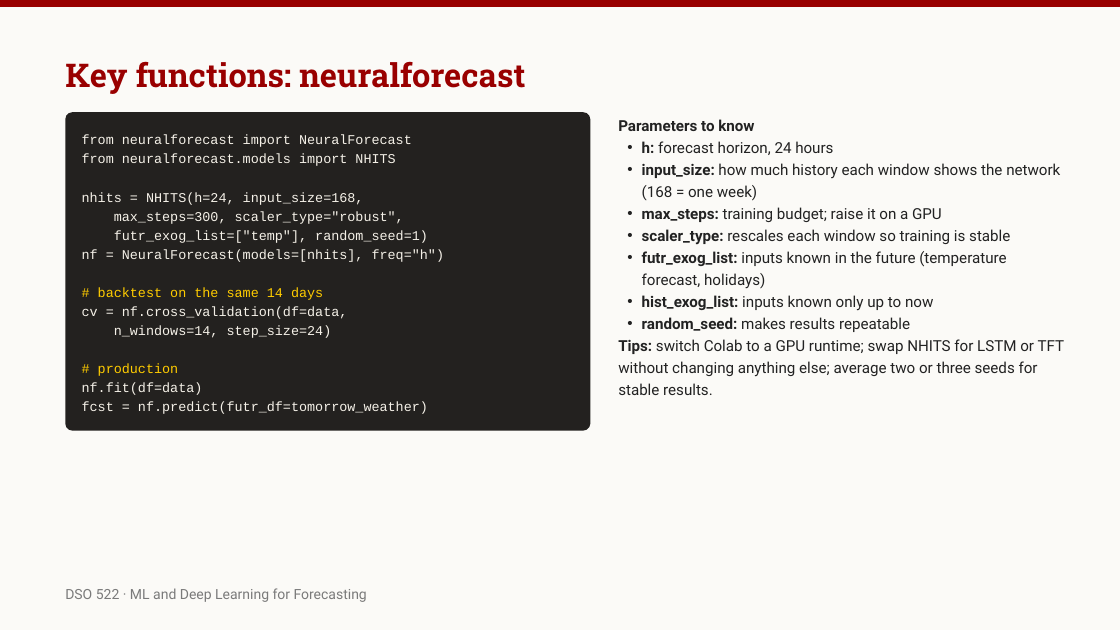
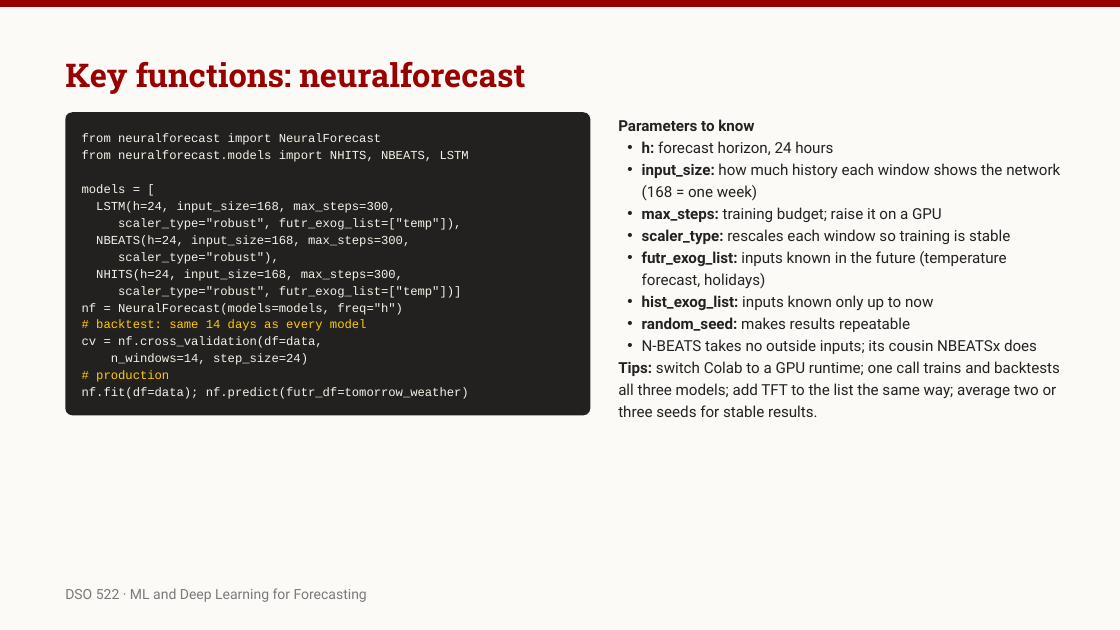
Before and after one commit to robertasgabrys/Forecasting, a slide deck: slide 34 of ML and Deep Learning for Forecasting.pptx (slide 33 before the commit). Drawn at 1120x630 pixels with LibreOffice and Linux fonts; fonts in the diff are those of the drawing. Boxes give left, top, right and bottom in pixels: in the first picture for what was removed or moved away, otherwise in the second. Text is boxed around its words. In the diff, an @@ line names an element or a change of style, - is before the commit and + after.

```diff
--- a/ML and Deep Learning for Forecasting.pptx
+++ b/ML and Deep Learning for Forecasting.pptx
@@ rounded rectangle: place and size @@
-rounded rectangle at [66, 113, 591, 431]
+rounded rectangle at [66, 113, 591, 416]
@@ rounded rectangle at [66, 113, 591, 416]: proportions changed @@
@@ text at [82, 151, 469, 162]: text changed; size 11.5 to 10.5 pt @@
-from neuralforecast.models import NHITS
+from neuralforecast.models import NHITS, NBEATS, LSTM
@@ text added at [82, 185, 126, 193], 10.5 pt, text #F5F1E8 @@
+models = [
@@ text at [96, 201, 395, 213]: text changed; size 11.5 to 10.5 pt @@
-nhits = NHITS(h=24, input_size=168,
+LSTM(h=24, input_size=168, max_steps=300,
@@ text added at [96, 235, 410, 247], 10.5 pt, text #F5F1E8 @@
+NBEATS(h=24, input_size=168, max_steps=300,
@@ text at [118, 218, 462, 230]: text changed; size 11.5 to 10.5 pt @@
-futr_exog_list=["temp"], random_seed=1)
+scaler_type="robust", futr_exog_list=["temp"]),
@@ text added at [96, 269, 403, 281], 10.5 pt, text #F5F1E8 @@
+NHITS(h=24, input_size=168, max_steps=300,
@@ text at [118, 252, 279, 264]: text changed; size 11.5 to 10.5 pt @@
-max_steps=300, scaler_type="robust",
+scaler_type="robust"),
@@ text added at [118, 286, 462, 298], 10.5 pt, text #F5F1E8 @@
+scaler_type="robust", futr_exog_list=["temp"])]
@@ text at [82, 303, 403, 315]: text changed; size 11.5 to 10.5 pt @@
-nf = NeuralForecast(models=[nhits], freq="h")
+nf = NeuralForecast(models=models, freq="h")
@@ text at [96, 320, 367, 331]: text changed; size 11.5 to 10.5 pt @@
-# backtest on the same 14 days
+# backtest: same 14 days as every model
@@ size 11.5 to 10.5 pt; line spacing 16.3pt to 14.5pt in 4 elements at [82, 134, 381, 145], [96, 370, 169, 382], [111, 354, 308, 365], [82, 337, 323, 348] @@
@@ text "n_windows=14, step_size=24)": place and size @@
-text "n_windows=14, step_size=24)" at [114, 325, 332, 338]
+text "n_windows=14, step_size=24)" at [111, 354, 308, 365]
@@ text "cv = nf.cross_validation(df=data,": place and size @@
-text "cv = nf.cross_validation(df=data," at [82, 306, 348, 319]
+text "cv = nf.cross_validation(df=data," at [82, 337, 323, 348]
@@ text at [618, 339, 1060, 417]: text changed @@
-Tips: switch Colab to a GPU runtime; swap NHITS for LSTM or TFT without changing anything else; average two or three seeds for stable results.
+• N-BEATS takes no outside inputs; its cousin NBEATSx does
+Tips: switch Colab to a GPU runtime; one call trains and backtests all three models; add TFT to the list the same way; average two or three seeds for stable results.
@@ text "# production": place and size @@
-text "# production" at [98, 363, 179, 376]
+text "# production" at [96, 370, 169, 382]
@@ text at [82, 387, 469, 399]: text changed; size 11.5 to 10.5 pt @@
-fcst = nf.predict(futr_df=tomorrow_weather)
+nf.fit(df=data); nf.predict(futr_df=tomorrow_weather)
@@ text removed at [82, 382, 203, 395] @@
-nf.fit(df=data)
```
Also in this commit, not shown: 3 other slides changed, 3 slides added, 3 other files.
